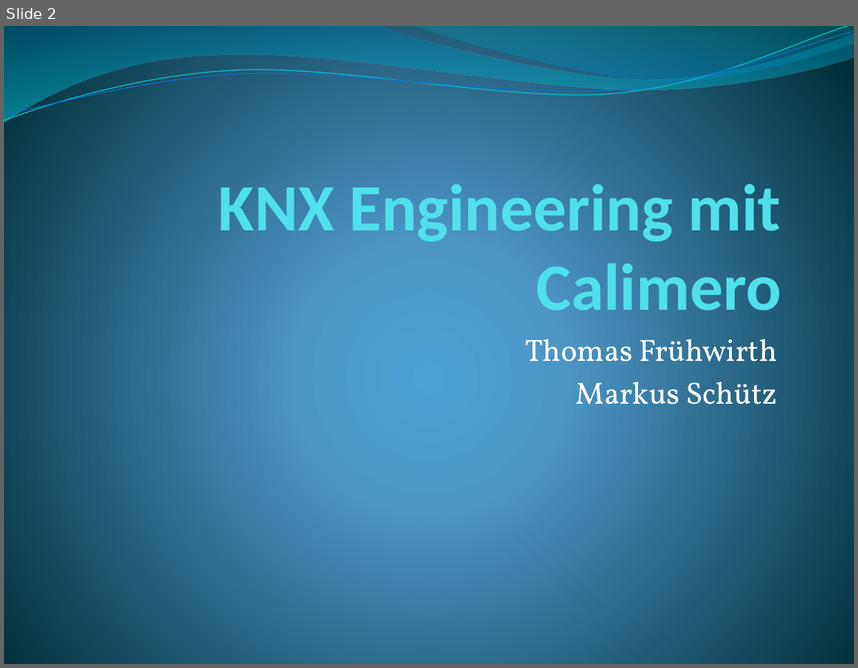
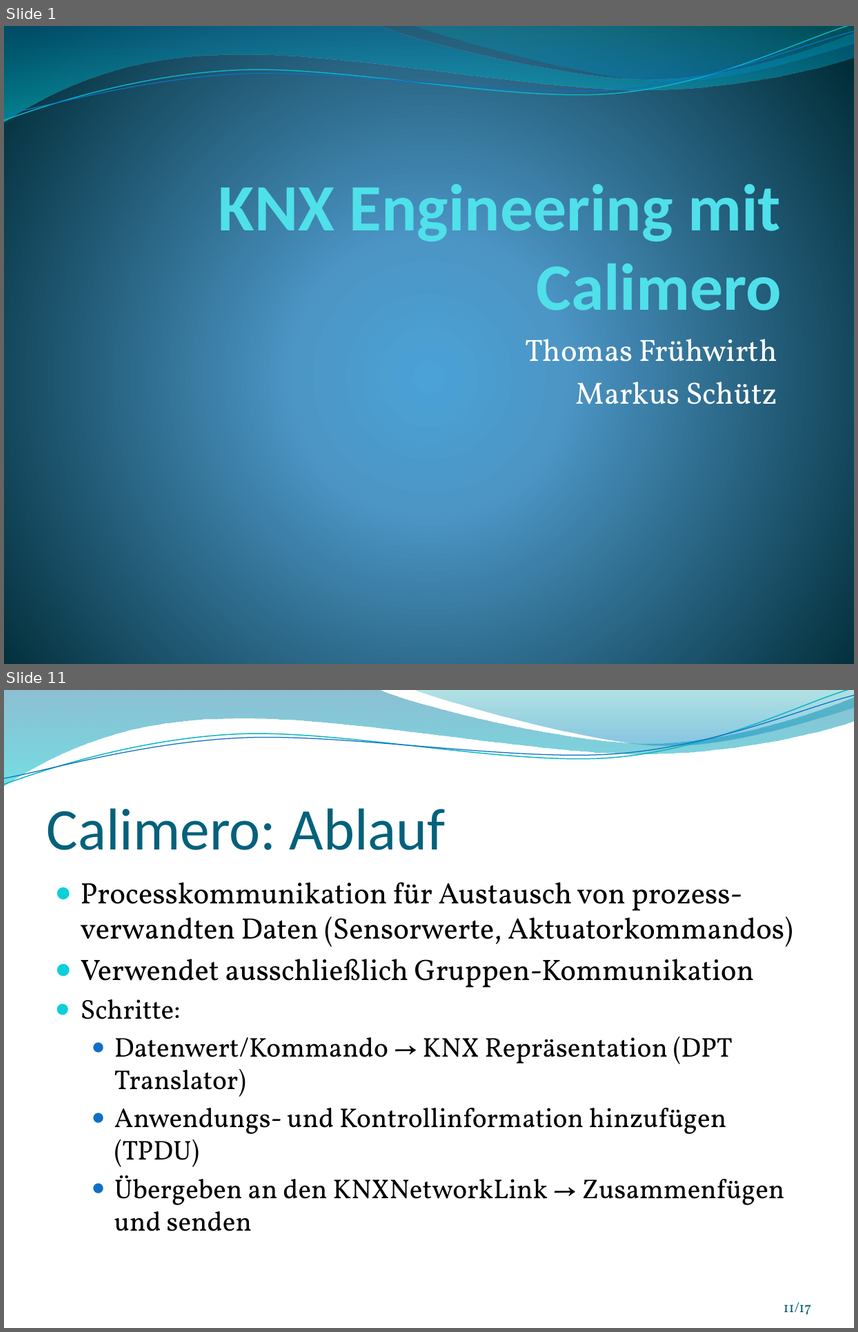
Before and after one commit to thomasfruehwirth/HBA, a slide deck: Praesentation/HBA_KNX_Frueh.pptx. Shown one above the other, each under a label of ours: slide 2 before the commit, slides 1 and 11 after it; the slides between them are not shown. The pictures are 858x668 and 858x1332 pixels, drawn with LibreOffice and Linux fonts; fonts in the diff are those of the drawing; background and template pictures are left out. Boxes give left, top, right and bottom in pixels: in the first picture for what was removed or moved away, otherwise in the second. Text is boxed around its words. In the diff, an @@ line names an element or a change of style, - is before the commit and + after.

```diff
--- a/Praesentation/HBA_KNX_Frueh.pptx
+++ b/Praesentation/HBA_KNX_Frueh.pptx
@@ slide 11 added at (4,690,854,1328), background picture (left out); not listed: 4 template elements that a slide beside it also shows @@
@@ title added at (47,808,446,850), 50 pt, text #04617B @@
+Calimero: Ablauf
@@ text added at (81,882,793,1231), 23 pt, text #000000 @@
+● Processkommunikation für Austausch von prozess-verwandten Daten (Sensorwerte, Aktuatorkommandos)
+● Verwendet ausschließlich Gruppen-Kommunikation
+● Schritte:
+  ● Datenwert/Kommando → KNX Repräsentation (DPT Translator)
+  ● Anwendungs- und Kontrollinformation hinzufügen (TPDU)
+  ● Übergeben an den KNXNetworkLink → Zusammenfügen und senden
@@ page number added at (784,1301,812,1314), 12 pt, text #045D75 @@
+11/17
@@ what was slide 2 is now slide 1 @@
```
Also in this commit, not shown: 7 slides changed, 8 other slides added, 3 slides removed, 43 other files.
